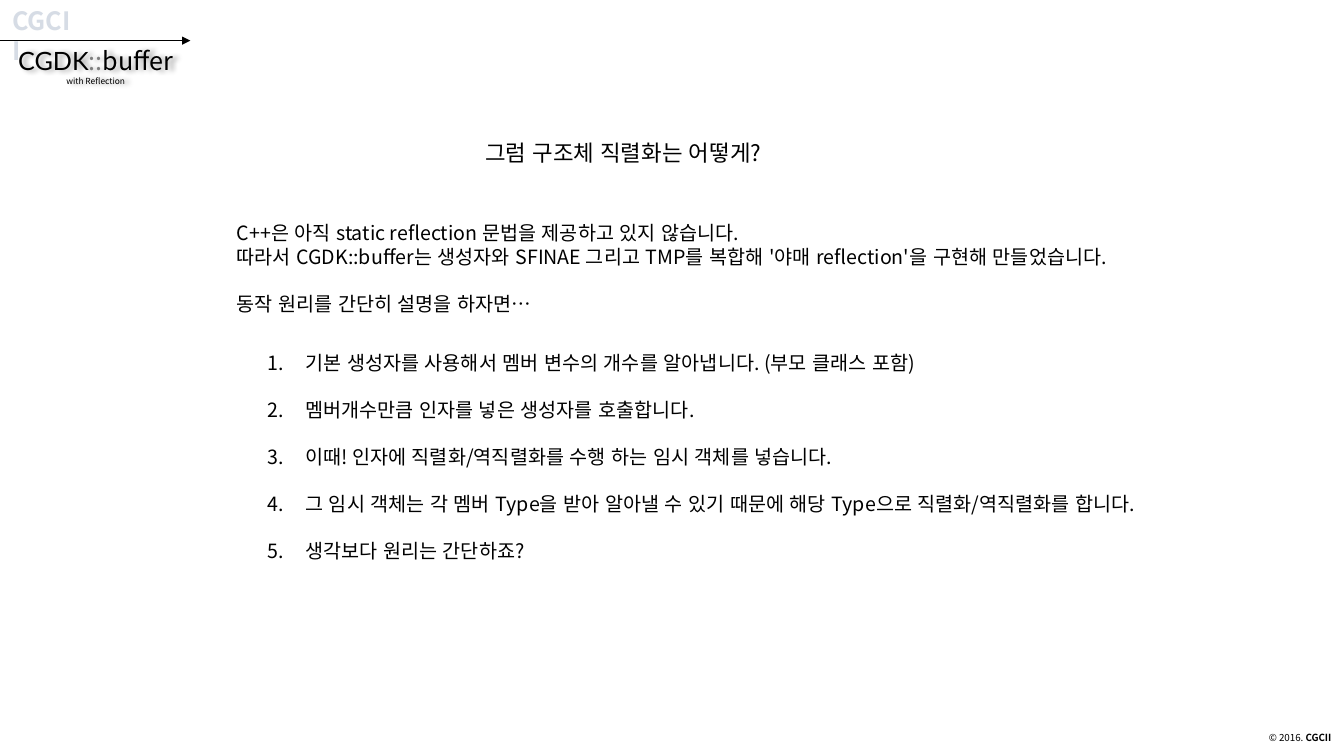
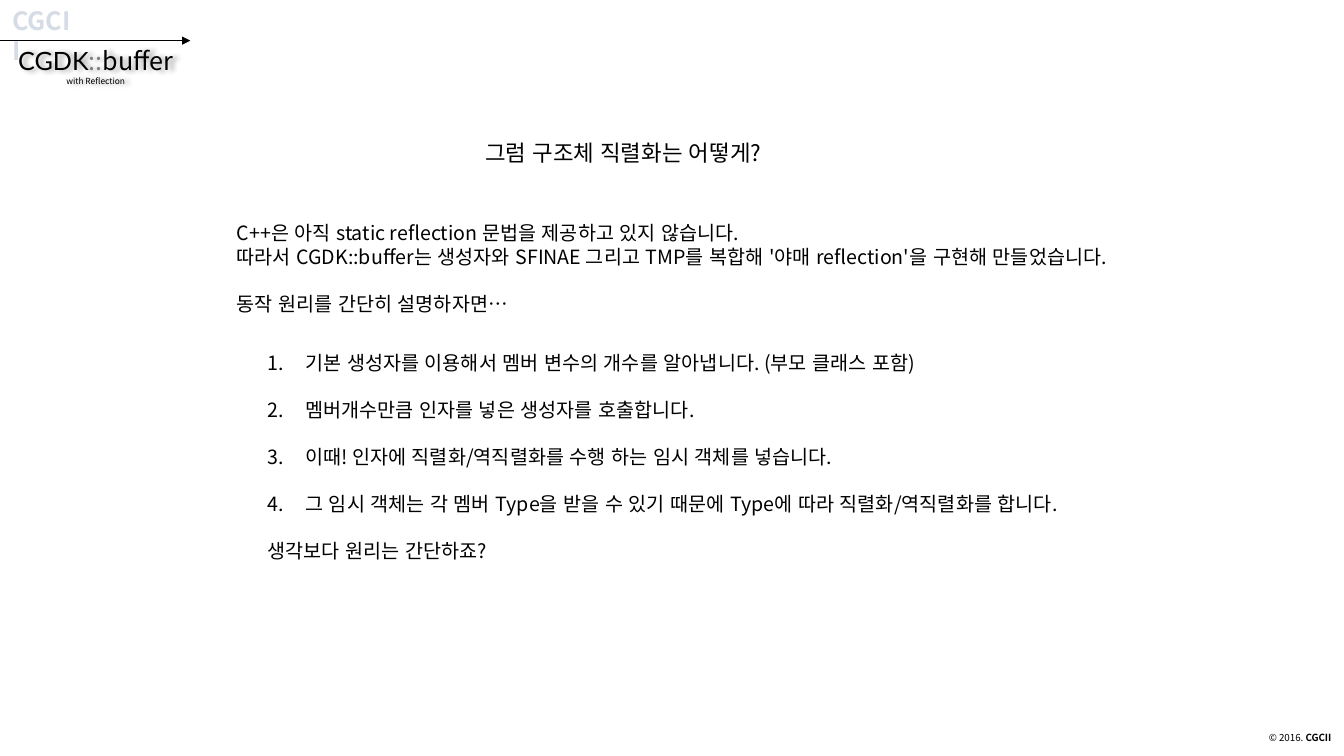
Before and after one commit to CGLabs/CGDK.buffer, a slide deck: slide 84 of C++/document/intruduce_CGDK.buffer.pptx. Drawn at 1344x756 pixels with LibreOffice and Linux fonts; fonts in the diff are those of the drawing. Boxes give left, top, right and bottom in pixels: in the first picture for what was removed or moved away, otherwise in the second. Text is boxed around its words. In the diff, an @@ line names an element or a change of style, - is before the commit and + after.

```diff
--- a/C++/document/intruduce_CGDK.buffer.pptx
+++ b/C++/document/intruduce_CGDK.buffer.pptx
@@ text at (237, 294, 508, 313): text changed @@
-동작 원리를 간단히 설명을 하자면…
+동작 원리를 간단히 설명하자면…
@@ text at (305, 353, 915, 374): text changed @@
-1. 기본 생성자를 사용해서 멤버 변수의 개수를 알아냅니다. (부모 클래스 포함)
+1. 기본 생성자를 이용해서 멤버 변수의 개수를 알아냅니다. (부모 클래스 포함)
@@ text at (305, 494, 1058, 516): text changed @@
-4. 그 임시 객체는 각 멤버 Type을 받아 알아낼 수 있기 때문에 해당 Type으로 직렬화/역직렬화를 합니다.
+4. 그 임시 객체는 각 멤버 Type을 받을 수 있기 때문에 Type에 따라 직렬화/역직렬화를 합니다.
@@ text at (268, 541, 487, 560): bullet 1. to none @@
```
Also in this commit, not shown: 34 other slides changed.
